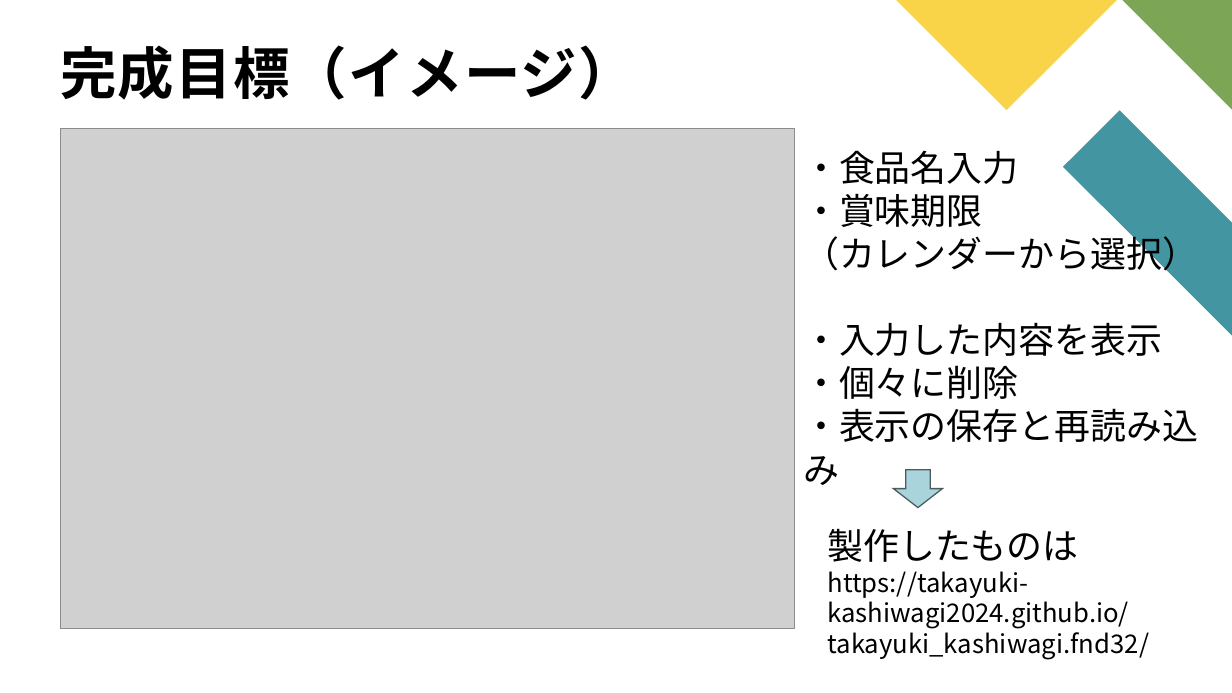
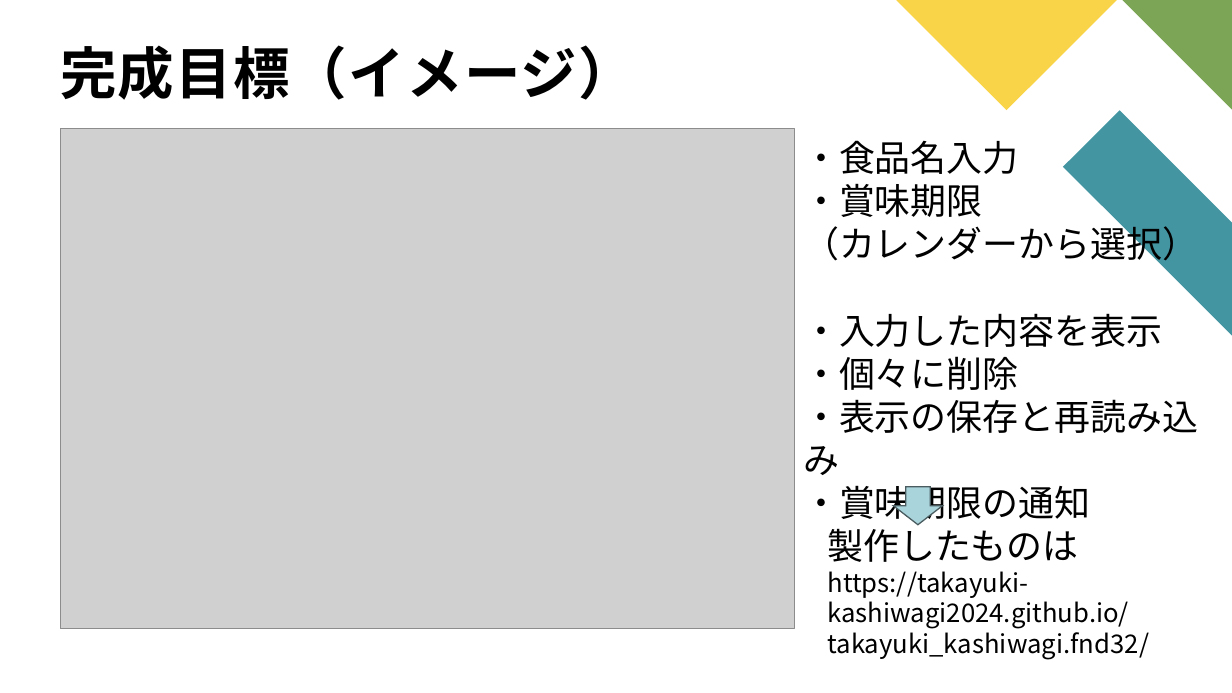
Before and after one commit to Takayuki-Kashiwagi2024/takayuki_kashiwagi.fnd32, a slide deck: slide 7 of プレゼン用_kashiwagi.pptx. Drawn at 1232x693 pixels with LibreOffice and Linux fonts; fonts in the diff are those of the drawing; grey boxes stand for pictures. Boxes give left, top, right and bottom in pixels: in the first picture for what was removed or moved away, otherwise in the second. Text is boxed around its words. In the diff, an @@ line names an element or a change of style, - is before the commit and + after.

```diff
--- a/プレゼン用_kashiwagi.pptx
+++ b/プレゼン用_kashiwagi.pptx
@@ text "・食品名入力": place and size @@
-text "・食品名入力" at (803,150,1198,442)
+text "・食品名入力" at (803,140,1198,526)
@@ text at (803,485,1090,526): paragraph added @@
+・賞味期限の通知
@@ down arrow: place and size @@
-down arrow at (894,470,943,507)
+down arrow at (894,487,943,525)
```
Also in this commit, not shown: 4 other slides changed.
